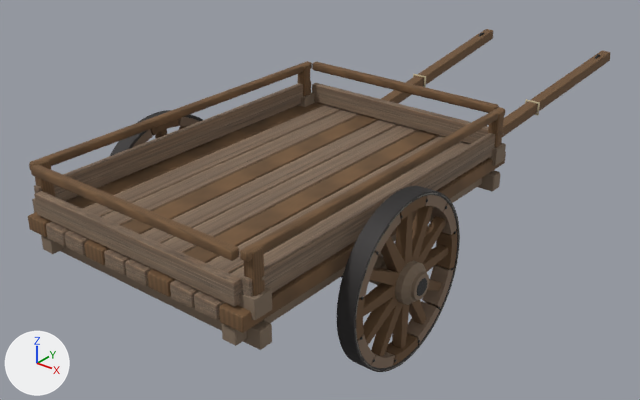
Two versions of the glTF model Taierzhuang1938/Model/OxCart/Model_WoodenEvacCart.glb, one commit apart.
Both versions are drawn from a 50 mm lens placed at (4.48, -5.14, 4.22), pointed at (-0.43, 1.0, 0.42). Every picture has the same lights, and +X, +Y and +Z are marked at lower left. The older version comes first. Where no turn or scale is listed for an object, it has been applied to the vertices. Vertices at exactly the same position are counted once.

Objects in the first picture: 'CartDeckSurfaceWeatheredElm', 'CartDeckSurfaceWornWoodEdges', 'CartFrameAxleWood', 'CartHubAxleWood.001', 'CartRailAxleWood', 'CartRailWeatheredElm', 'CartRailWornWoodEdges', 'CartRimForgedWheelTire.001', 'CartRimWeatheredElm.001', 'CartRimWornWoodEdges.001', 'CartShaftWornWoodEdges', 'CartSpokesWornWoodEdges.001' and 8 more.
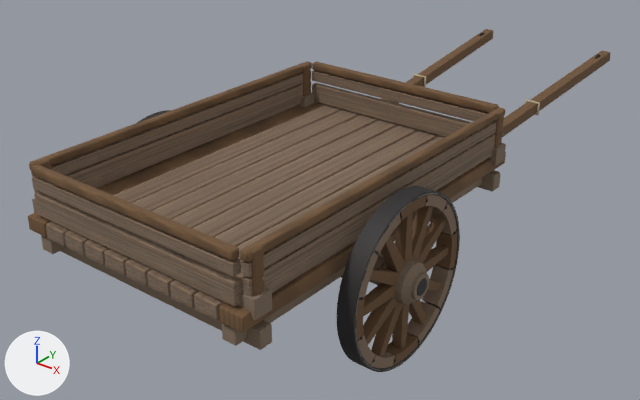
Commit message: Codex Taierzhuang1938: finish ox cart art iteration eight

The change, as JSON lines over the scene's bpy script:
```json
{"block": "me_cube_001", "where": "# used by ob_cartdecksurfaceweatheredelm; location = (-0.805, 0.0, 1.045)"}
{"op": "remove", "block": "me_cube_001", "code": "me_cube_001.from_pydata(...)  # 144 vertices, 264 faces; spans x -0.11..1.72, y -1.75..1.75, z -0.06..0.06"}
{"op": "add", "block": "me_cube_001", "code": "me_cube_001.from_pydata(...)  # 192 vertices, 352 faces; spans x -0.11..1.72, y -1.75..1.75, z -0.06..0.06"}
{"block": "me_cube_001", "change": "me_cube_001 part 1: the loose piece of 24 vertices spanning x 0.12..0.34, y -1.75..1.75, z -0.06..0.06 is copied, and the copy is moved by (0.23, 0.0, 0.0); it spans x 0.35..0.57, y -1.75..1.75, z -0.06..0.06"}
{"block": "me_cube_001", "change": "me_cube_001 part 2: the loose piece of 24 vertices spanning x 0.81..1.03, y -1.75..1.75, z -0.06..0.06 is copied, and the copy is moved by (0.23, 0.0, 0.0); it spans x 1.04..1.26, y -1.75..1.75, z -0.06..0.06"}
{"block": "me_cube", "where": "# used by ob_cartdecksurfacewornwoodedges; location = (-1.035, 0.0, 1.045)"}
{"op": "remove", "block": "me_cube", "code": "me_cube.from_pydata(...)  # 96 vertices, 176 faces; spans x -0.11..2.18, y -1.75..1.75, z -0.06..0.06"}
{"op": "add", "block": "me_cube", "code": "me_cube.from_pydata(...)  # 48 vertices, 88 faces; spans x -0.11..2.18, y -1.75..1.75, z -0.06..0.06"}
{"block": "me_cube", "change": "me_cube part 3: the loose piece of 24 vertices spanning x 0.58..0.8, y -1.75..1.75, z -0.06..0.06 is deleted"}
{"block": "me_cube", "change": "me_cube part 4: the loose piece of 24 vertices spanning x 1.27..1.49, y -1.75..1.75, z -0.06..0.06 is deleted"}
{"block": "me_cube_028", "where": "# used by ob_cartrailweatheredelm; location = (-1.1, 0.0, 1.235)"}
{"op": "remove", "block": "me_cube_028", "code": "me_cube_028.from_pydata(...)  # 96 vertices, 176 faces; spans x -0.03..2.23, y -1.72..1.72, z -0.1..0.1"}
{"op": "add", "block": "me_cube_028", "code": "me_cube_028.from_pydata(...)  # 192 vertices, 352 faces; spans x -0.03..2.23, y -1.72..1.72, z -0.1..0.21"}
{"block": "me_cube_028", "change": "me_cube_028 part 5: the loose piece of 24 vertices spanning x -0.03..0.03, y -1.66..1.66, z -0.1..0.1 is copied, and the copy is scaled about its middle by (1, 1, 0.483), then moved by (0.0, 0.0, 0.16); it spans x -0.03..0.03, y -1.66..1.66, z 0.11..0.21"}
{"block": "me_cube_028", "change": "me_cube_028 part 6: the loose piece of 24 vertices spanning x 2.17..2.23, y -1.66..1.66, z -0.1..0.1 is copied, and the copy is scaled about its middle by (1, 1, 0.483), then moved by (0.0, 0.0, 0.16); it spans x 2.17..2.23, y -1.66..1.66, z 0.11..0.21"}
{"block": "me_cube_028", "change": "me_cube_028 part 7: the loose piece of 24 vertices spanning x 0.05..2.15, y -1.72..-1.64, z -0.1..0.08 is copied, and the copy is scaled about its middle by (1, 1, 0.539), then moved by (0.0, 0.0, 0.18); it spans x 0.05..2.15, y -1.72..-1.64, z 0.11..0.21"}
{"block": "me_cube_028", "change": "me_cube_028 part 8: the loose piece of 24 vertices spanning x 0.05..2.15, y 1.64..1.72, z -0.1..0.08 is copied, and the copy is scaled about its middle by (1, 1, 0.539), then moved by (0.0, 0.0, 0.18); it spans x 0.05..2.15, y 1.64..1.72, z 0.11..0.21"}
```

Changed parts and their boxes (x1, y1, x2, y2) in the pictures (640 x 400 px):
```json
{"object": "CartRailWeatheredElm", "change": "reshaped", "before": [34, 81, 495, 307], "after": [32, 70, 497, 307]}
{"part": 1, "of": "me_cube_001", "change": "added", "after": [84, 114, 380, 265]}
{"part": 2, "of": "me_cube_001", "change": "added", "after": [147, 130, 440, 297]}
{"part": 3, "of": "me_cube", "change": "deleted", "before": [84, 114, 380, 265]}
{"part": 4, "of": "me_cube", "change": "deleted", "before": [147, 130, 440, 297]}
{"part": 5, "of": "me_cube_028", "change": "added", "after": [32, 70, 311, 177]}
{"part": 6, "of": "me_cube_028", "change": "added", "after": [242, 121, 497, 278]}
{"part": 7, "of": "me_cube_028", "change": "added", "after": [32, 176, 241, 277]}
{"part": 8, "of": "me_cube_028", "change": "added", "after": [312, 71, 488, 121], "on screen": "brown"}
```
